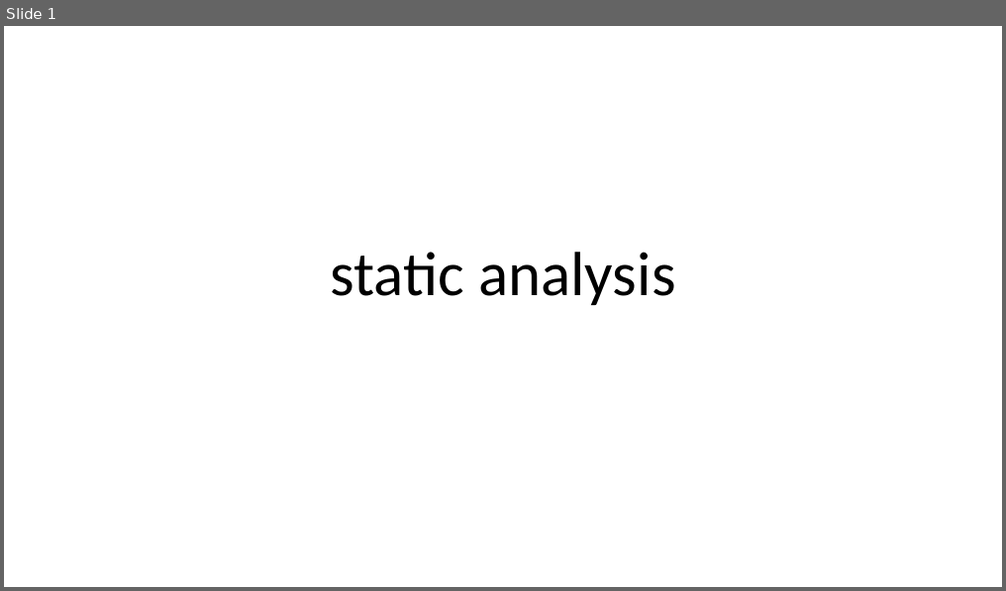
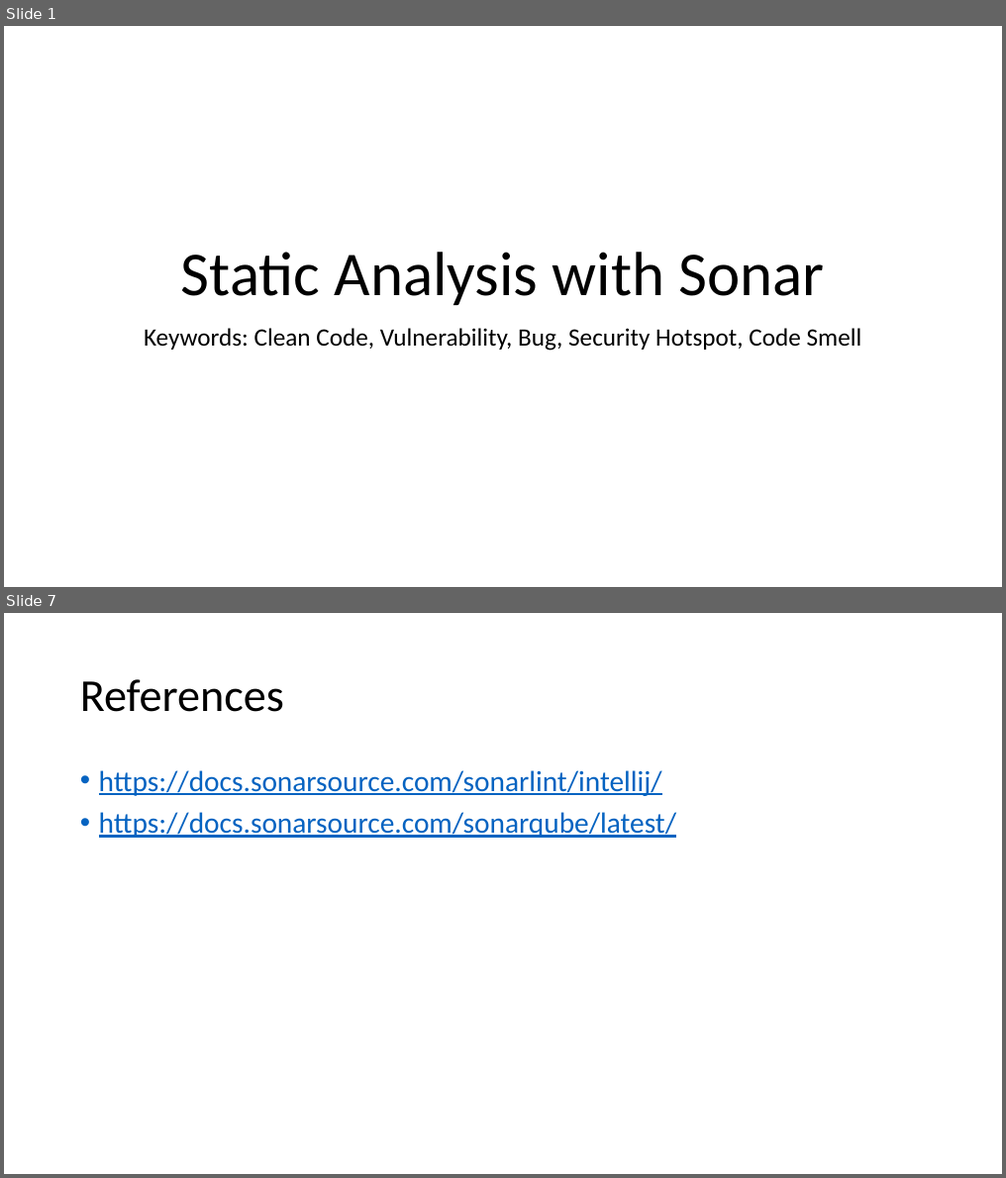
Before and after one commit to crcaguilerapo/static-analysis, a slide deck: static analysis.pptx. Shown one above the other, each under a label of ours: slide 1 before the commit, slides 1 and 7 after it; the slides between them are not shown. The pictures are 1006x591 and 1006x1178 pixels, drawn with LibreOffice and Linux fonts; fonts in the diff are those of the drawing. Boxes give left, top, right and bottom in pixels: in the first picture for what was removed or moved away, otherwise in the second. Text is boxed around its words. In the diff, an @@ line names an element or a change of style, - is before the commit and + after.

```diff
--- a/static analysis.pptx
+++ b/static analysis.pptx
@@ slide 7 added at (4,613,1002,1174), background #FFFFFF @@
@@ title added at (80,679,284,712), 44 pt, text #000000 @@
+References
@@ text added at (99,770,676,838), 28 pt, text #0563C1, underline @@
+• https://docs.sonarsource.com/sonarlint/intellij/
+• https://docs.sonarsource.com/sonarqube/latest/
@@ slide 1 changed as well @@
@@ title at (181,252,824,305): text changed @@
-static analysis
+Static Analysis with Sonar
@@ subtitle added at (144,328,862,351), 24 pt, text #000000 @@
+Keywords: Clean Code, Vulnerability, Bug, Security Hotspot, Code Smell
```
Also in this commit, not shown: 5 other slides added, 1 slide removed, 8 other files.
